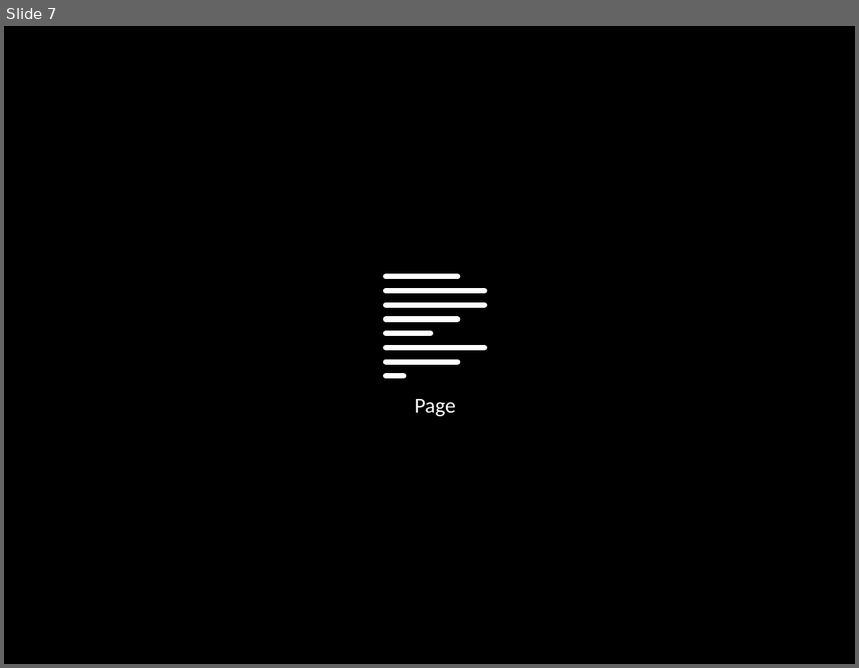
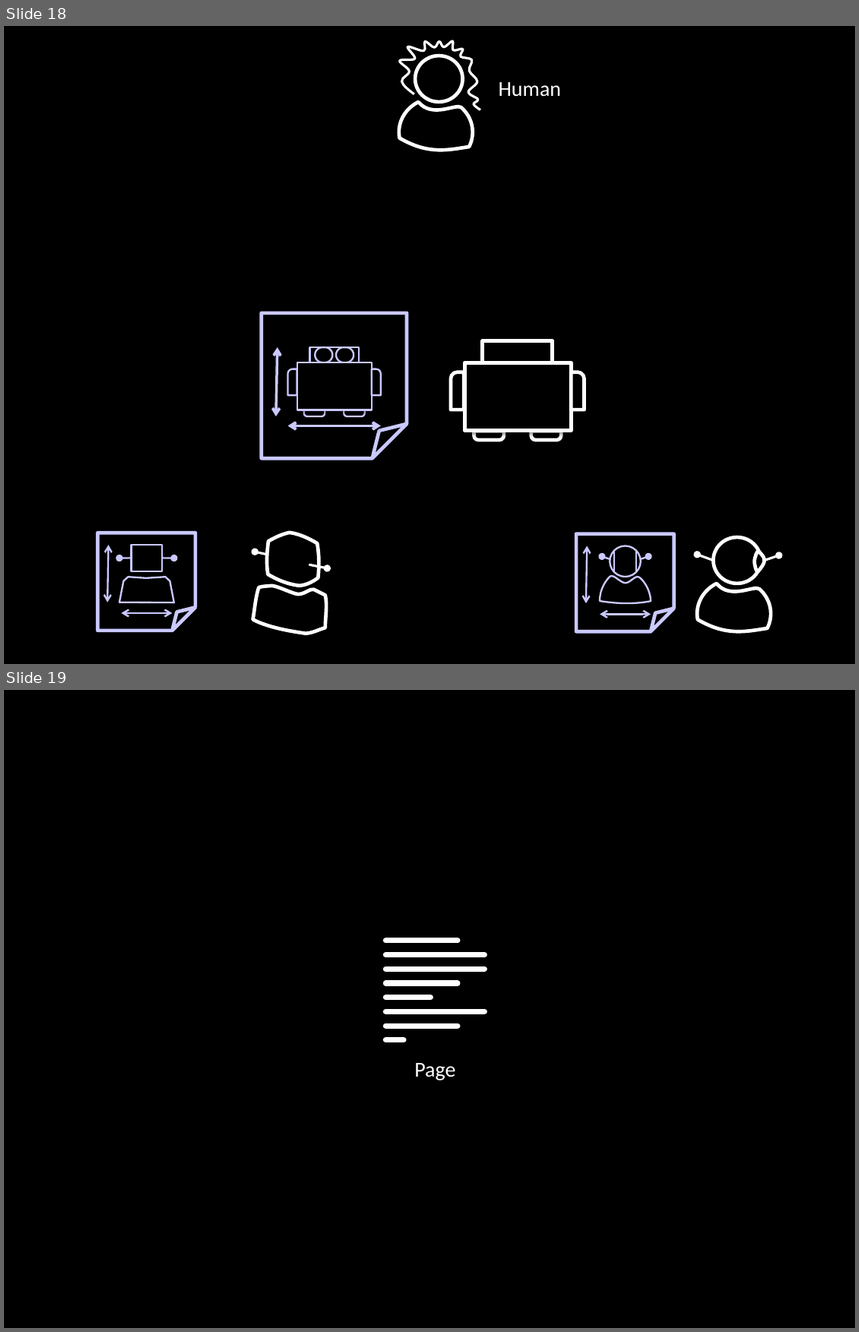
Before and after one commit to socketwench/OOPforObjectHaters, a slide deck: src/OOPforObjectHaters.pptx. Shown one above the other, each under a label of ours: slide 7 before the commit, slides 18 and 19 after it. The pictures are 859x668 and 859x1332 pixels, drawn with LibreOffice and Linux fonts; fonts in the diff are those of the drawing. Boxes give left, top, right and bottom in pixels: in the first picture for what was removed or moved away, otherwise in the second. Text is boxed around its words. In the diff, an @@ line names an element or a change of style, - is before the commit and + after.

```diff
--- a/src/OOPforObjectHaters.pptx
+++ b/src/OOPforObjectHaters.pptx
@@ slide 18 added at (4,26,855,664), background #000000 @@
@@ freeform shape added at (400,41,481,110), outline #FFFFFF 2 pt @@
@@ ellipse added at (415,56,463,102), outline #FFFFFF 3 pt @@
@@ text added at (499,82,562,97), 18 pt, text #FFFFFF @@
+Human
@@ freeform shape added at (399,102,473,151), outline #FFFFFF 3 pt @@
@@ group added at (451,341,585,440): 2 round same rects, 2 rectangles, 2 round rects @@
@@ group added at (262,313,408,458): 2 round same rects, 2 rectangles, 2 rounded rectangles, 2 round rects, 2 double arrows, 1 folded corner @@
@@ folded corner added at (97,534,196,631), fill #000000, outline #CAC9FF 3 pt @@
@@ double arrow added from (109, 545) to (108, 602), #CAC9FF 1.5 pt @@
@@ rectangle added at (132,545,162,572), outline #CAC9FF 1.5 pt @@
@@ freeform shape added at (267,532,319,586), outline #FFFFFF 3 pt @@
@@ folded corner added at (576,534,674,632), fill #000000, outline #CAC9FF 3 pt @@
@@ double arrow added from (587, 546) to (586, 604), #CAC9FF 1.5 pt @@
@@ ellipse added at (714,537,762,584), outline #FFFFFF 3 pt @@
@@ arrow added from (132, 558) to (120, 559), #CAC9FF 1.5 pt @@
@@ arrow added from (162, 558) to (174, 559), #CAC9FF 1.5 pt @@
@@ arrow added from (267, 555) to (255, 552), #FFFFFF 2 pt @@
@@ arrow added from (310, 565) to (328, 569), #FFFFFF 2 pt @@
@@ group added at (600,546,651,604): 2 arrows, 2 lines, 1 ellipse, 1 freeform shape @@
@@ arrow added from (714, 560) to (698, 555), #FFFFFF 2 pt @@
@@ freeform shape added at (755,551,765,572), fill #000000, outline #FFFFFF 3 pt @@
@@ arrow added from (764, 560) to (779, 556), #FFFFFF 2 pt @@
@@ freeform shape added at (120,578,174,603), outline #CAC9FF 1.5 pt @@
@@ freeform shape added at (253,586,325,634), outline #FFFFFF 3 pt @@
@@ freeform shape added at (698,584,772,632), outline #FFFFFF 3 pt @@
@@ double arrow added from (173, 613) to (122, 613), #CAC9FF 1.5 pt @@
@@ double arrow added from (651, 614) to (600, 614), #CAC9FF 1.5 pt @@
@@ what was slide 7 is now slide 19 @@
```
Also in this commit, not shown: 12 other slides added, 1 slide removed, 14 other files.
